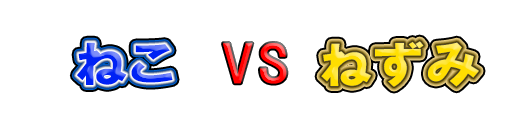
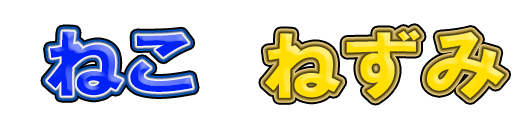
Layer changes from the first w=512, h=128 image to the second:
painted on "ねこ" over [47, 31, 193, 96]
painted on "ねずみ" over [265, 30, 505, 99]
hid "VS" over [223, 43, 287, 84]
